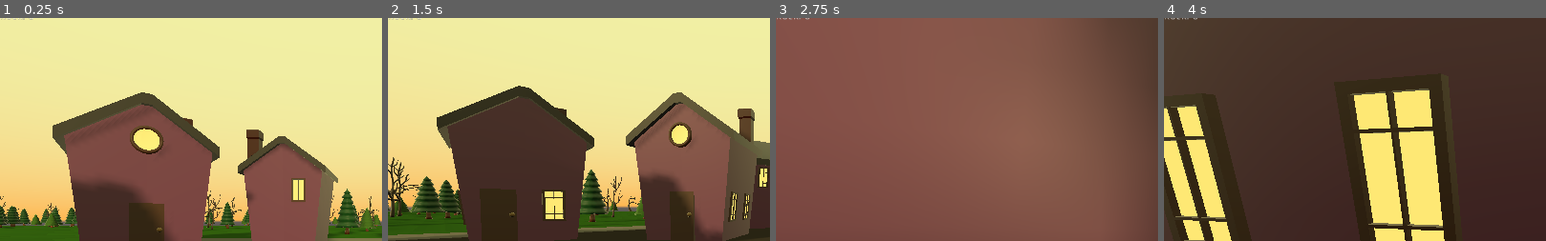
Above: before the commit, frames 1-4 (left to right).
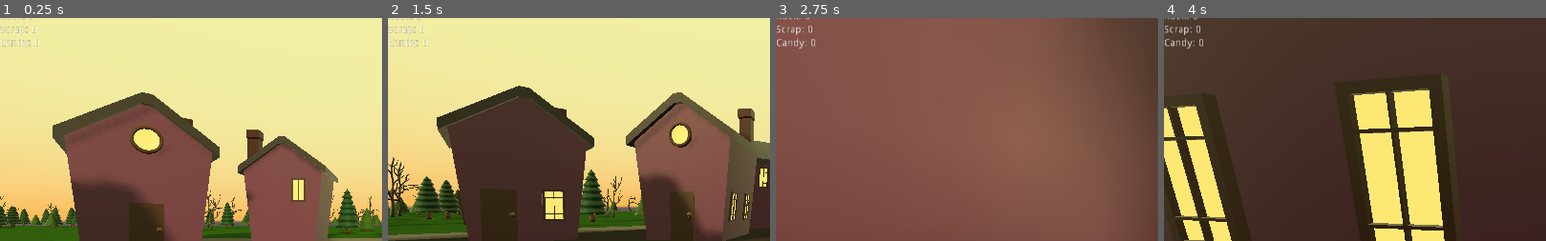
Above: after the commit, the same moments.

Repository: Xwilarg/BearJam
Game: Godot game, scene res://Scenes/Day.tscn
Two runs of this game, one before a commit and one after it. Both use one fixed random seed, a clock stepped at 60 frames per second and the inputs below. This scene is started directly instead of the project's main scene.
Inputs (mouse positions are % of the whole screen's width and height, from its top left):
- Up to frame 1 (0.25 s): no input
- Up to frame 2 (1.5 s): tap Enter at 0.5 s; move the mouse to (55, 50) at 0.52 s; hold Space (action_spacebar) 0.53-1.28 s; hold W (forward) from 0.53 s (still down); move the mouse to (45, 50) at 1.27 s; tap Space (action_spacebar) at 1.35 s
- Up to frame 3 (2.75 s): keep holding W (forward); move the mouse to (52, 48) at 2.02 s; hold Space (action_spacebar) from 2.03 s (still down)
- Up to frame 4 (4 s): keep holding W (forward); move the mouse to (49, 52) at 2.77 s; release Space (action_spacebar) at 2.78 s; tap Space (action_spacebar) at 2.85 s; move the mouse to (57, 51) at 3.52 s; hold Space (action_spacebar) from 3.53 s (still down)
The pictures show only the part of the screen within x 0-50%, y 4-54%; the shares and areas given below are measured in that part.

The runs differ from the first frame. In frame 1, 0.3% of the frame differs, in the area x 0-11%, y 3-14%; in frame 2, 0.3%; in frame 3, 0.3%; in frame 4, 0.3%.

Commit message:
Added Wastes objects and setting player for all ressources

Diff:
--- /dev/null
+++ b/Prefabs/Waste_var1_0.tscn
@@ -0,0 +1,38 @@
+[gd_scene load_steps=7 format=2]
+
+[ext_resource path="res://assets/Can1.glb" type="PackedScene" id=1]
+[ext_resource path="res://assets/Can2.glb" type="PackedScene" id=2]
+[ext_resource path="res://assets/Jar of Eyes.glb" type="PackedScene" id=3]
+[ext_resource path="res://assets/Manacle Closed.glb" type="PackedScene" id=4]
+[ext_resource path="res://assets/Spike Trap.glb" type="PackedScene" id=5]
+
+[sub_resource type="BoxShape" id=1]
+
+[node name="Waste_var1_0" type="StaticBody"]
+collision_layer = 2
+collision_mask = 2
+
+[node name="CollisionShape" type="CollisionShape" parent="."]
+transform = Transform( 1, 0, 0, 0, 0.2, 0, 0, 0, 1, 0, 0.2, 0 )
+shape = SubResource( 1 )
+
+[node name="Can1" parent="." instance=ExtResource( 1 )]
+transform = Transform( 0.768049, 0, 0.640391, 0, 1, 0, -0.640391, 0, 0.768049, -0.440129, -5.96046e-08, -0.597786 )
+
+[node name="Can3" parent="." instance=ExtResource( 1 )]
+transform = Transform( 0.103504, 0, 0.994629, 0, 1, 0, -0.994629, 0, 0.103504, -0.00157976, -5.96046e-08, 0.416196 )
+
+[node name="Can2" parent="." instance=ExtResource( 2 )]
+transform = Transform( 0.435655, 0, -0.900114, 0, 1, 0, 0.900114, 0, 0.435655, 0.123568, 0, -0.0564674 )
+
+[node name="Can4" parent="." instance=ExtResource( 2 )]
+transform = Transform( 0.938872, 0, 0.344266, 0, 1, 0, -0.344266, 0, 0.938872, 0.390419, 0, 0.287823 )
+
+[node name="Jar of Eyes" parent="." instance=ExtResource( 3 )]
+transform = Transform( 1, 0, 0, 0, 1, 0, 0, 0, 1, -0.302734, 0, 0.258134 )
+
+[node name="Manacle Closed" parent="." instance=ExtResource( 4 )]
+transform = Transform( 1, 0, 0, 0, 1, 0, 0, 0, 1, 0.547629, 0, -0.449638 )
+
+[node name="Spike Trap" parent="." instance=ExtResource( 5 )]
+transform = Transform( 1, 0, 0, 0, 1, 0, 0, 0, 1, -0.642248, 0, -0.106559 )
--- /dev/null
+++ b/Prefabs/Waste_var2_0.tscn
@@ -0,0 +1,38 @@
+[gd_scene load_steps=7 format=2]
+
+[ext_resource path="res://assets/Can1.glb" type="PackedScene" id=1]
+[ext_resource path="res://assets/Can2.glb" type="PackedScene" id=2]
+[ext_resource path="res://assets/Jar of Eyes.glb" type="PackedScene" id=3]
+[ext_resource path="res://assets/Manacle Closed.glb" type="PackedScene" id=4]
+[ext_resource path="res://assets/Spike Trap.glb" type="PackedScene" id=5]
+
+[sub_resource type="BoxShape" id=1]
+
+[node name="Waste_var2_0" type="StaticBody"]
+collision_layer = 2
+collision_mask = 2
+
+[node name="CollisionShape" type="CollisionShape" parent="."]
+transform = Transform( 1, 0, 0, 0, 0.2, 0, 0, 0, 1, 0, 0.2, 0 )
+shape = SubResource( 1 )
+
+[node name="Can1" parent="." instance=ExtResource( 1 )]
+transform = Transform( 0.768049, 0, 0.640391, 0, 1, 0, -0.640391, 0, 0.768049, 0.614611, -5.96046e-08, -0.11945 )
+
+[node name="Can3" parent="." instance=ExtResource( 1 )]
+transform = Transform( -0.931494, 0, -0.363755, 0, 1, 0, 0.363755, 0, -0.931494, -0.154302, -5.96046e-08, -0.580049 )
+
+[node name="Can2" parent="." instance=ExtResource( 2 )]
+transform = Transform( 0.435655, 0, -0.900114, 0, 1, 0, 0.900114, 0, 0.435655, -0.508017, 0, 0.510623 )
+
+[node name="Can4" parent="." instance=ExtResource( 2 )]
+transform = Transform( 0.938872, 0, 0.344266, 0, 1, 0, -0.344266, 0, 0.938872, 0.390419, 0, 0.287823 )
+
+[node name="Jar of Eyes" parent="." instance=ExtResource( 3 )]
+transform = Transform( 1, 0, 0, 0, 1, 0, 0, 0, 1, 0.0569419, 0, 0.13727 )
+
+[node name="Manacle Closed" parent="." instance=ExtResource( 4 )]
+transform = Transform( 1, 0, 0, 0, 1, 0, 0, 0, 1, 0.547629, 0, -0.449638 )
+
+[node name="Spike Trap" parent="." instance=ExtResource( 5 )]
+transform = Transform( 1, 0, 0, 0, 1, 0, 0, 0, 1, -0.364846, 0, -0.088069 )
--- a/Scenes/Main.tscn
+++ b/Scenes/Main.tscn
@@ -1,9 +1,10 @@
 [gd_scene load_steps=7 format=2]
 
-[ext_resource path="res://Prefabs/Player.tscn" type="PackedScene" id=1]
-[ext_resource path="res://Prefabs/Squirrel.tscn" type="PackedScene" id=2]
-[ext_resource path="res://Prefabs/Tree.tscn" type="PackedScene" id=3]
+[ext_resource path="res://Scenes/Player.tscn" type="PackedScene" id=1]
+[ext_resource path="res://Scenes/NPC.tscn" type="PackedScene" id=2]
+[ext_resource path="res://Prefabs/Tree_var4_0.tscn" type="PackedScene" id=3]
 [ext_resource path="res://Scenes/AudioManager.gd" type="Script" id=4]
+
 
 [sub_resource type="BoxShape" id=3]
 extents = Vector3( 20, 0.02, 20 )
--- a/Scenes/NPC.tscn
+++ b/Scenes/NPC.tscn
@@ -6,7 +6,6 @@
 radius = 7.63078
 
 [node name="NPC" type="Spatial"]
-transform = Transform( 1, 0, 0, 0, 1, 0, 0, 0, 1, 0, 0, 0 )
 script = ExtResource( 1 )
 
 [node name="Area" type="Area" parent="."]
--- a/Scenes/Player.tscn
+++ b/Scenes/Player.tscn
@@ -21,6 +21,7 @@
 [node name="RayCast" type="RayCast" parent="Camera"]
 transform = Transform( 1, 0, 0, 0, -4.37114e-08, -1, 0, 2.09493, -9.15724e-08, 0, 0, -0.0471634 )
 enabled = true
+collision_mask = 3
 
 [node name="Label" type="Label" parent="."]
 anchor_left = 0.25
@@ -41,12 +42,24 @@
 margin_bottom = 40.0
 
 [node name="WoodLabel" type="Label" parent="Inventory/VBoxContainer"]
-margin_right = 53.0
+margin_right = 54.0
 margin_bottom = 14.0
 text = "Wood: 0"
 
 [node name="RockLabel" type="Label" parent="Inventory/VBoxContainer"]
 margin_top = 18.0
-margin_right = 53.0
+margin_right = 54.0
 margin_bottom = 32.0
 text = "Rock: 0"
+
+[node name="ScrapLabel" type="Label" parent="Inventory/VBoxContainer"]
+margin_top = 36.0
+margin_right = 54.0
+margin_bottom = 50.0
+text = "Scrap: 0"
+
+[node name="CandyLabel" type="Label" parent="Inventory/VBoxContainer"]
+margin_top = 54.0
+margin_right = 54.0
+margin_bottom = 68.0
+text = "Candy: 0"
--- a/Scripts/Player.gd
+++ b/Scripts/Player.gd
@@ -7,7 +7,7 @@
 
 var objTarget: Object
 
-enum ResourceType { WOOD, ROCK }
+enum ResourceType { WOOD, ROCK, SCRAP, CANDY}
 
 var actionCounter = 0
 var objLabels : Array
@@ -18,9 +18,9 @@
 func _ready():
 	Input.set_mouse_mode(Input.MOUSE_MODE_CAPTURED)
 	label = get_node("Label")
-	objLabels = [ $Inventory/VBoxContainer/WoodLabel, $Inventory/VBoxContainer/RockLabel ]
-	resources = [ 0, 0 ]
-	labelText = [ "Wood: ", "Rock: " ]
+	objLabels = [ $Inventory/VBoxContainer/WoodLabel, $Inventory/VBoxContainer/RockLabel, $Inventory/VBoxContainer/ScrapLabel, $Inventory/VBoxContainer/CandyLabel ]
+	resources = [ 0, 0, 0, 0]
+	labelText = [ "Wood: ", "Rock: ", "Scrap: ", "Candy: " ]
 
 func _physics_process(delta):
 	var x = 0
